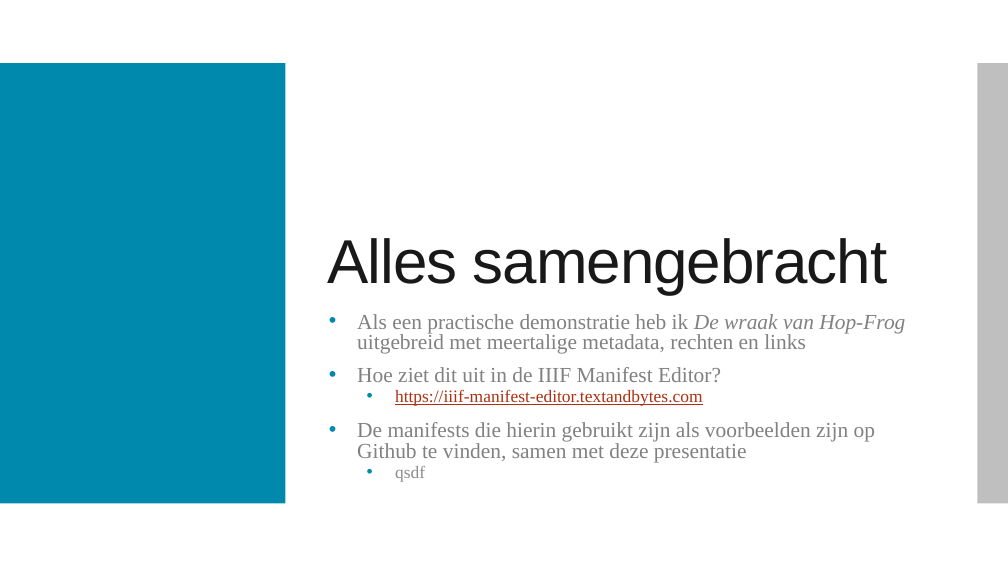
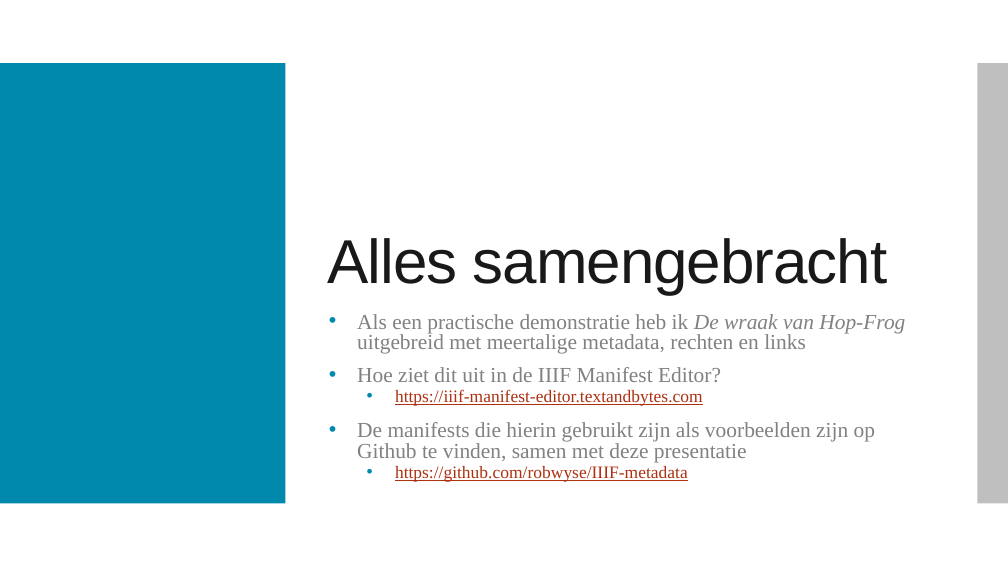
Before and after one commit to VlaamseKunstcollectie/IIIF-metadata, a slide deck: slide 30 of PresentatieMetadataIIIF.pptx. Drawn at 1008x567 pixels with LibreOffice and Linux fonts; fonts in the diff are those of the drawing; background and template pictures are left out. Boxes give left, top, right and bottom in pixels: in the first picture for what was removed or moved away, otherwise in the second. Text is boxed around its words. In the diff, an @@ line names an element or a change of style, - is before the commit and + after.

Commit message:
Updated presentation.

```diff
--- a/PresentatieMetadataIIIF.pptx
+++ b/PresentatieMetadataIIIF.pptx
@@ text at bbox=[395, 466, 688, 482]: text changed; text colour #8D8C8C to #AD3011 @@
-  • qsdf
+  • https://github.com/robwyse/IIIF-metadata
```
